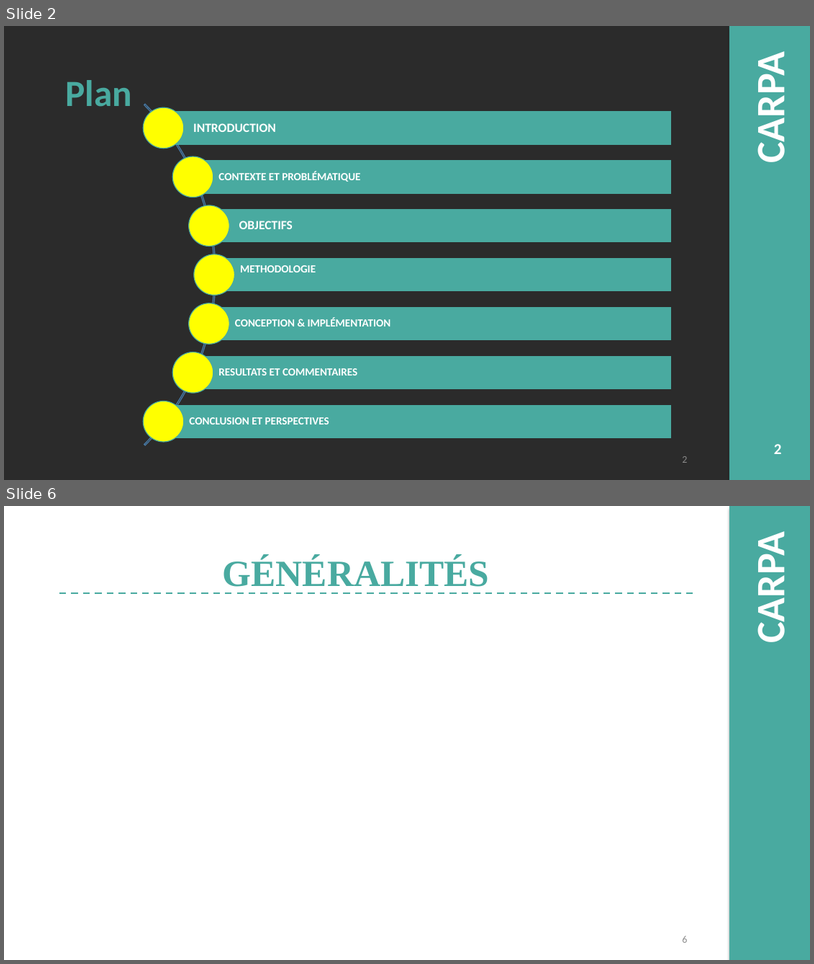
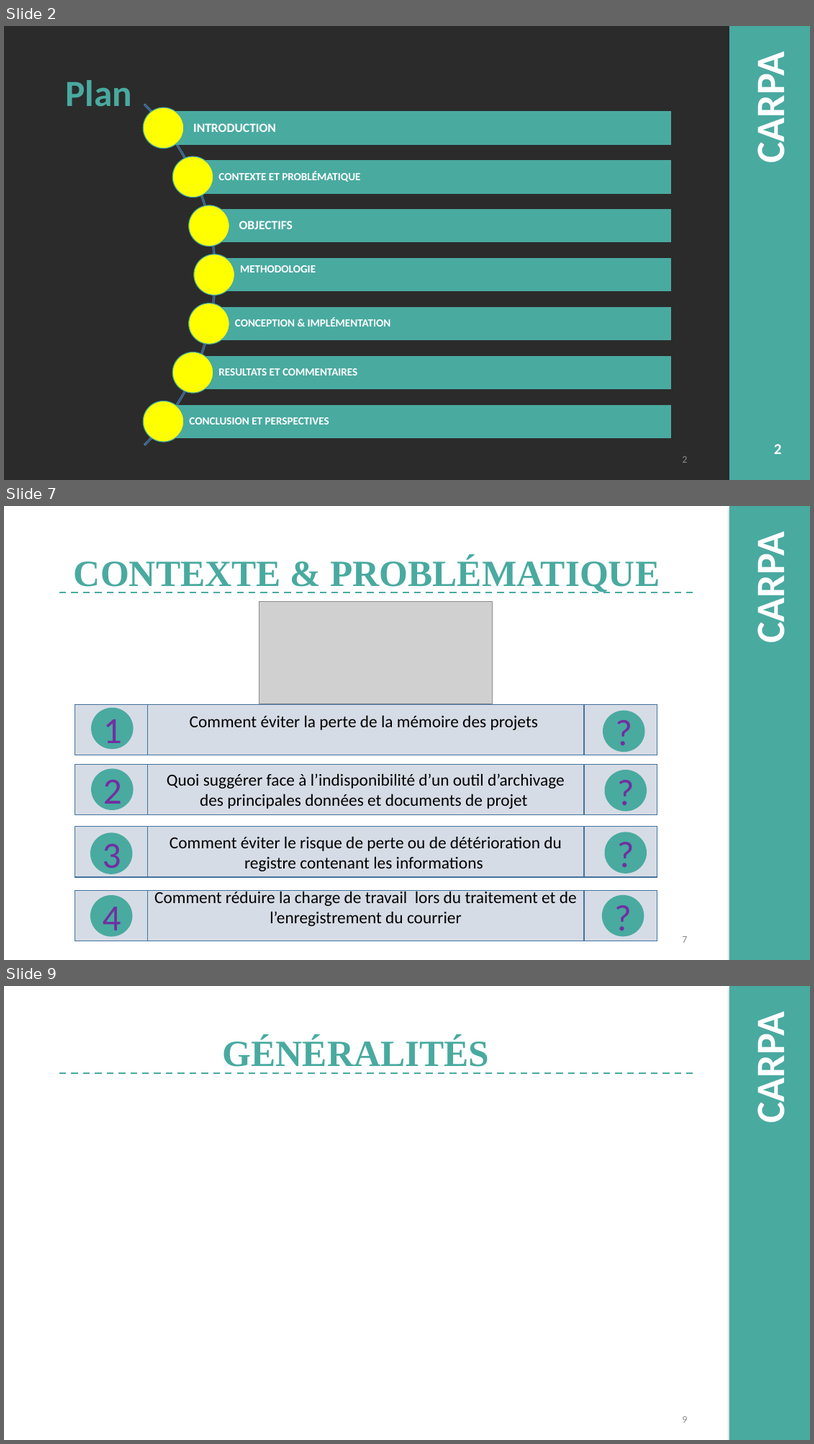
Before and after one commit to django123/memoire-M2, a slide deck: presentation.pptm. Shown one above the other, each under a label of ours: slides 2 and 6 before the commit, slides 2, 7 and 9 after it; the slides between them are not shown. The pictures are 814x964 and 814x1444 pixels, drawn with LibreOffice and Linux fonts; fonts in the diff are those of the drawing; grey boxes stand for pictures; background and template pictures are left out; a plain dark background stands for a picture behind light text. Boxes give left, top, right and bottom in pixels: in the first picture for what was removed or moved away, otherwise in the second. Text is boxed around its words. In the diff, an @@ line names an element or a change of style, - is before the commit and + after.

```diff
--- a/presentation.pptm
+++ b/presentation.pptm
@@ slide 7 added at [4,506,810,960], background picture (left out); not listed: 2 template elements that a slide beside it also shows @@
@@ title added at [74,556,660,593], 44 pt, text #49AAA0, bold @@
+CONTEXTE & PROBLÉMATIQUE
@@ line added from (59, 592) to (694, 592), #49AAA0 2 pt dashed @@
@@ picture added at [260,601,493,703] @@
@@ flow chart predefined process added at [75,705,657,755], fill #D6DCE5, outline #43739E 1 pt, 20 pt, text #000000 @@
+Comment éviter la perte de la mémoire des projets
@@ ellipse added at [91,708,134,749], fill #49AAA0, 44 pt, text #7030A0 @@
+1
@@ ellipse added at [604,710,646,752], fill #49AAA0, 44 pt, text #7030A0 @@
+?
@@ flow chart predefined process added at [75,764,657,815], fill #D6DCE5, outline #43739E 1 pt, 20 pt, text #000000 @@
+Quoi suggérer face à l’indisponibilité d’un outil d’archivage des principales données et documents de projet
@@ ellipse added at [91,769,134,810], fill #49AAA0, 44 pt, text #7030A0 @@
+2
@@ ellipse added at [604,770,647,811], fill #49AAA0, 44 pt, text #7030A0 @@
+?
@@ flow chart predefined process added at [75,826,657,877], fill #D6DCE5, outline #43739E 1 pt, 20 pt, text #000000 @@
+Comment éviter le risque de perte ou de détérioration du registre contenant les informations
@@ ellipse added at [90,833,133,874], fill #49AAA0, 44 pt, text #7030A0 @@
+3
@@ ellipse added at [604,832,647,873], fill #49AAA0, 44 pt, text #7030A0 @@
+?
@@ flow chart predefined process added at [75,890,657,941], fill #D6DCE5, outline #43739E 1 pt, 20 pt, text #000000 @@
+Comment réduire la charge de travail lors du traitement et de l’enregistrement du courrier
@@ ellipse added at [90,895,133,936], fill #49AAA0, 44 pt, text #7030A0 @@
+4
@@ ellipse added at [602,895,645,936], fill #49AAA0, 44 pt, text #7030A0 @@
+?
@@ page number added at [682,936,687,942], 12 pt, text #8C8C8C @@
+7
@@ what was slide 6 is now slide 9 @@
@@ page number at [682,1416,687,1422]: text changed @@
-6
+9
```
Also in this commit, not shown: 1 slide changed, 5 other slides added, 3 slides removed, 1 other file.
